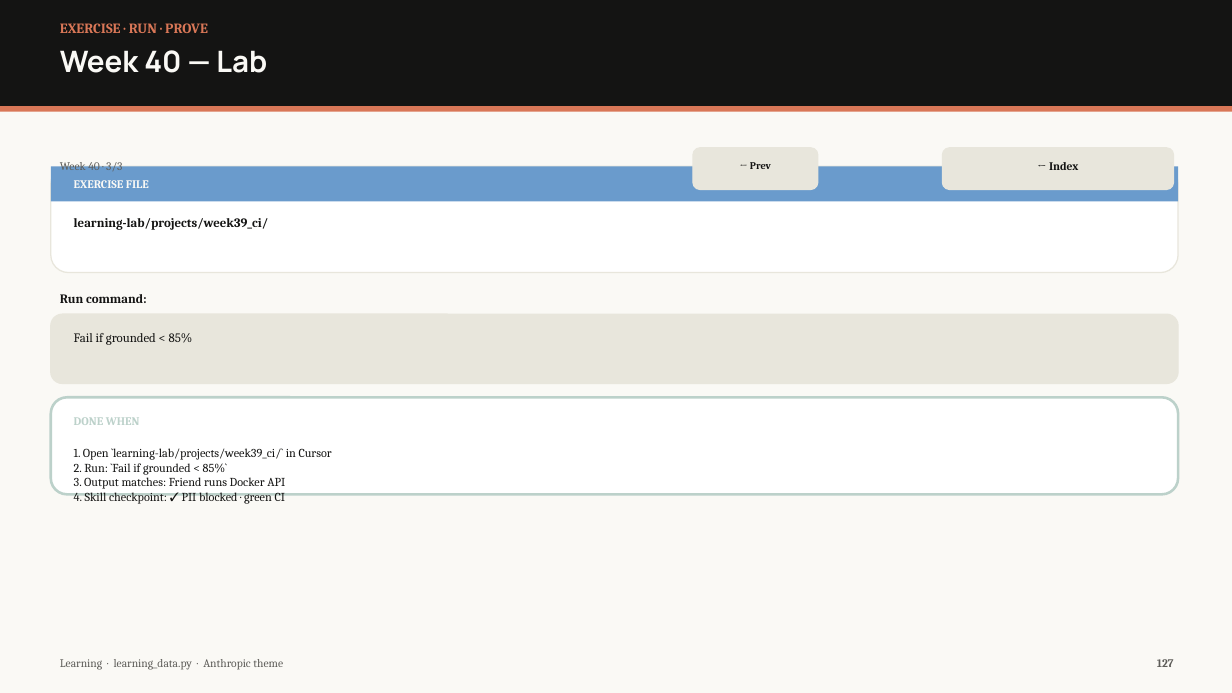
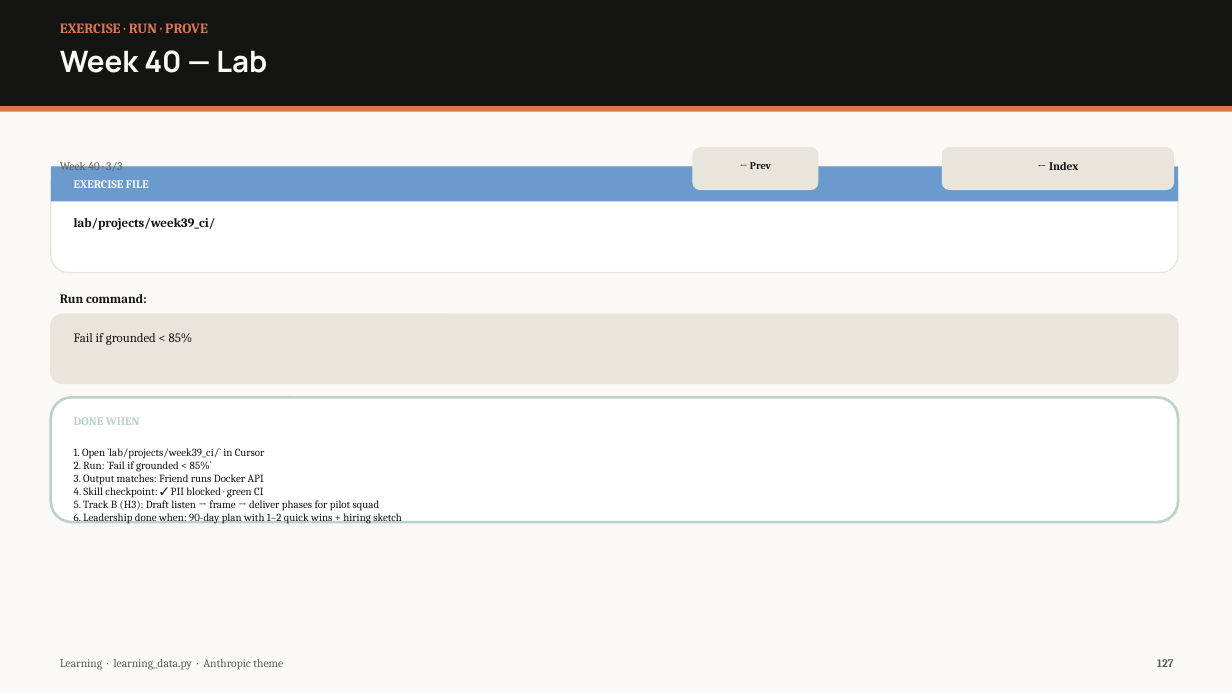
Before and after one commit to taiphan/learning, a slide deck: slide 127 of exports/learning/Learning-Master-Slides.pptx. Drawn at 1232x693 pixels with LibreOffice and Linux fonts; fonts in the diff are those of the drawing. Boxes give left, top, right and bottom in pixels: in the first picture for what was removed or moved away, otherwise in the second. Text is boxed around its words. In the diff, an @@ line names an element or a change of style, - is before the commit and + after.

```diff
--- a/exports/learning/Learning-Master-Slides.pptx
+++ b/exports/learning/Learning-Master-Slides.pptx
@@ text at bbox=[74, 218, 216, 230]: text changed @@
-learning-lab/projects/week39_ci/
+lab/projects/week39_ci/
@@ rounded rectangle: place and size @@
-rounded rectangle at bbox=[51, 397, 1178, 494]
+rounded rectangle at bbox=[51, 397, 1178, 522]
@@ text at bbox=[74, 448, 402, 524]: text changed; size 9.5 to 8.5 pt @@
-1. Open `learning-lab/projects/week39_ci/` in Cursor
-2. Run: `Fail if grounded < 85%`
-3. Output matches: Friend runs Docker API
-4. Skill checkpoint: ✓ PII blocked · green CI
+1. Open `lab/projects/week39_ci/` in Cursor
+2. Run: `Fail if grounded < 85%`
+3. Output matches: Friend runs Docker API
+4. Skill checkpoint: ✓ PII blocked · green CI
+5. Track B (H3): Draft listen → frame → deliver phases for pilot squad
+6. Leadership done when: 90-day plan with 1–2 quick wins + hiring sketch
```
Also in this commit, not shown: 76 other slides changed, 1 slide added, 9 other files.
